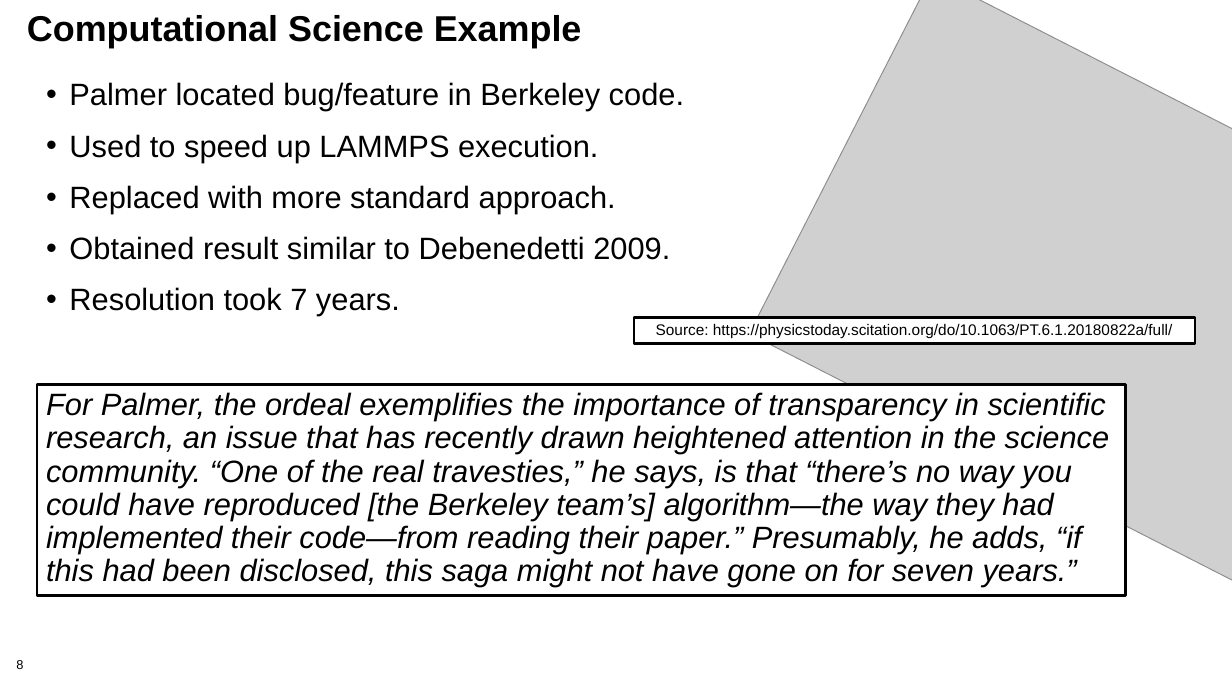
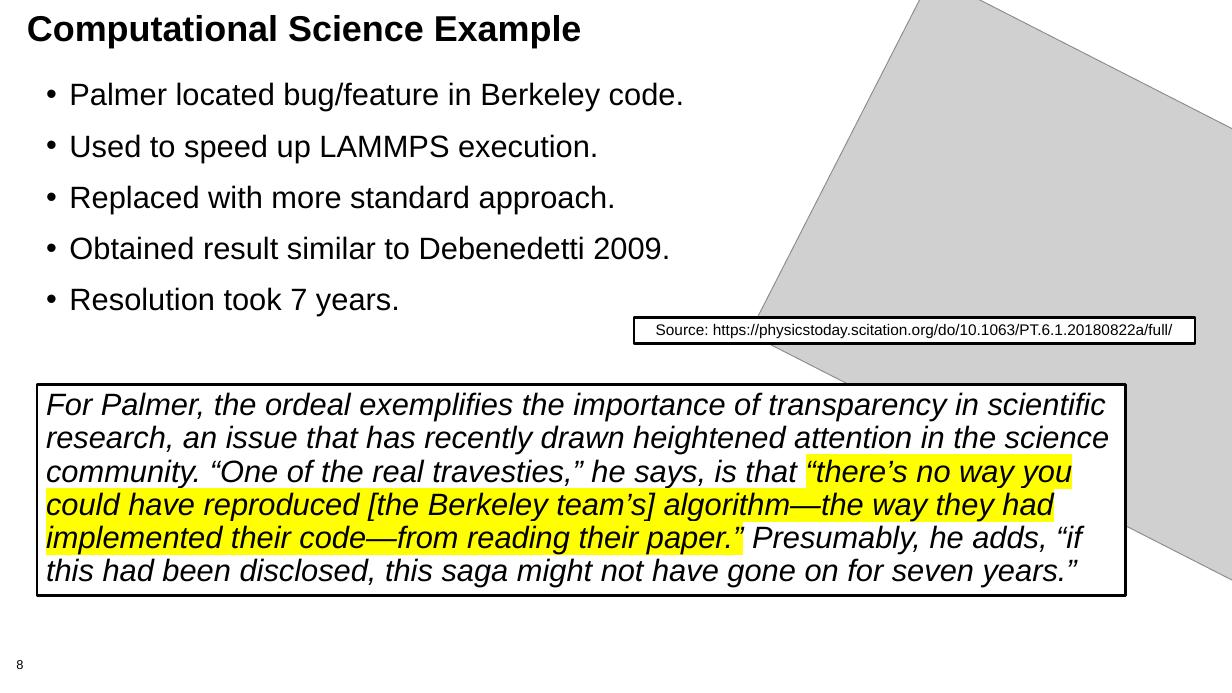
Before and after one commit to betterscientificsoftware/bssw-tutorial, a slide deck: slide 8 of presentations/SC20-reproducibility.pptx. Drawn at 1232x693 pixels with LibreOffice and Linux fonts; fonts in the diff are those of the drawing; grey boxes stand for pictures; background and template pictures are left out. Boxes give left, top, right and bottom in pixels: in the first picture for what was removed or moved away, otherwise in the second. Text is boxed around its words. In the diff, an @@ line names an element or a change of style, - is before the commit and + after.

```diff
--- a/presentations/SC20-reproducibility.pptx
+++ b/presentations/SC20-reproducibility.pptx
@@ rectangle "For Palmer, the ordeal exemplifies ..." at (37, 384, 1126, 595): highlight none to #FFFF00 in "“there’s no way you could have reproduced ..." @@
```
Also in this commit, not shown: 5 other slides changed, 1 slide added.
